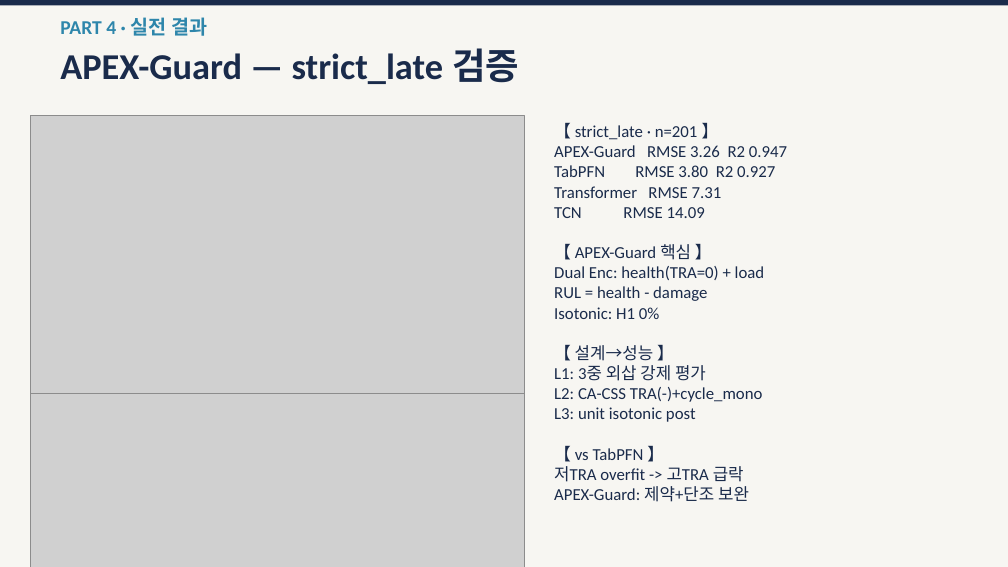
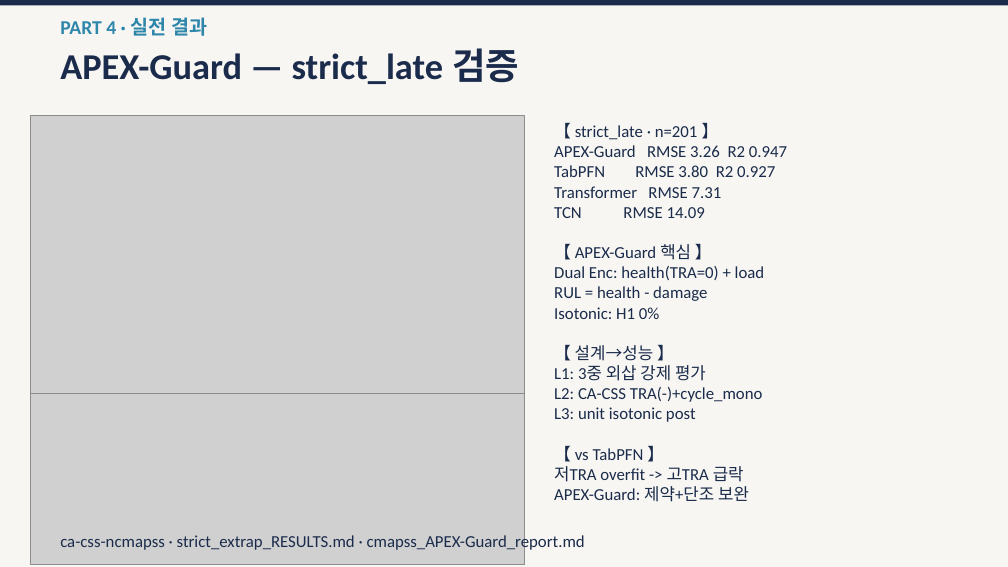
Before and after one commit to amumujs-create/literec_study, a slide deck: slide 33 of extrapolation-papers/외삽_50분_발표자료.pptx (slide 32 before the commit). Drawn at 1008x567 pixels with LibreOffice and Linux fonts; fonts in the diff are those of the drawing; grey boxes stand for pictures. Boxes give left, top, right and bottom in pixels: in the first picture for what was removed or moved away, otherwise in the second. Text is boxed around its words. In the diff, an @@ line names an element or a change of style, - is before the commit and + after.

```diff
--- a/extrapolation-papers/외삽_50분_발표자료.pptx
+++ b/extrapolation-papers/외삽_50분_발표자료.pptx
@@ text added at <box>60,534,585,552</box>, 12 pt, text #1A2B4B @@
+ca-css-ncmapss · strict_extrap_RESULTS.md · cmapss_APEX-Guard_report.md
```
Also in this commit, not shown: 11 other slides changed, 2 slides added, 1 slide removed, 1 other file.
